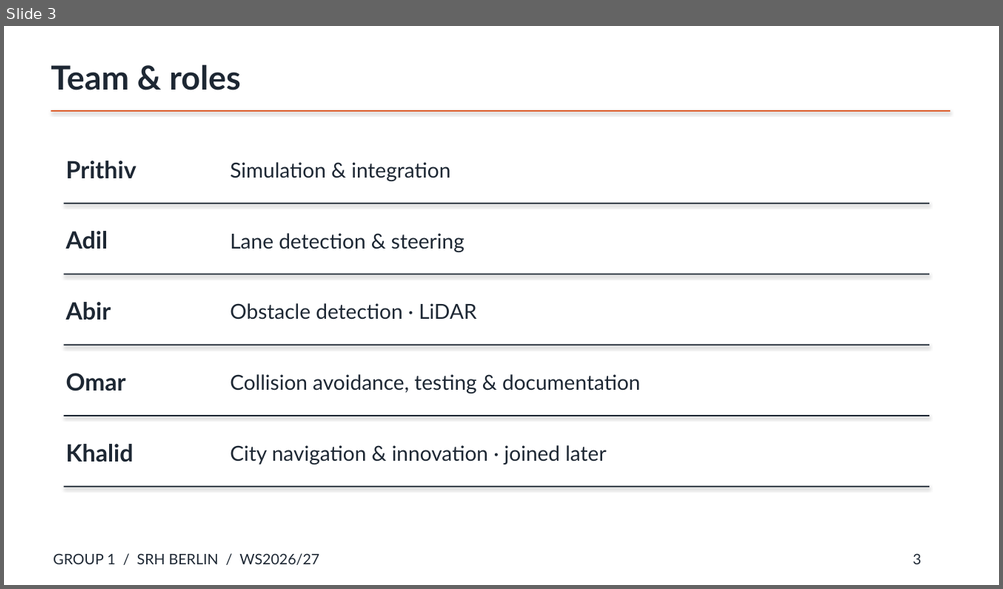
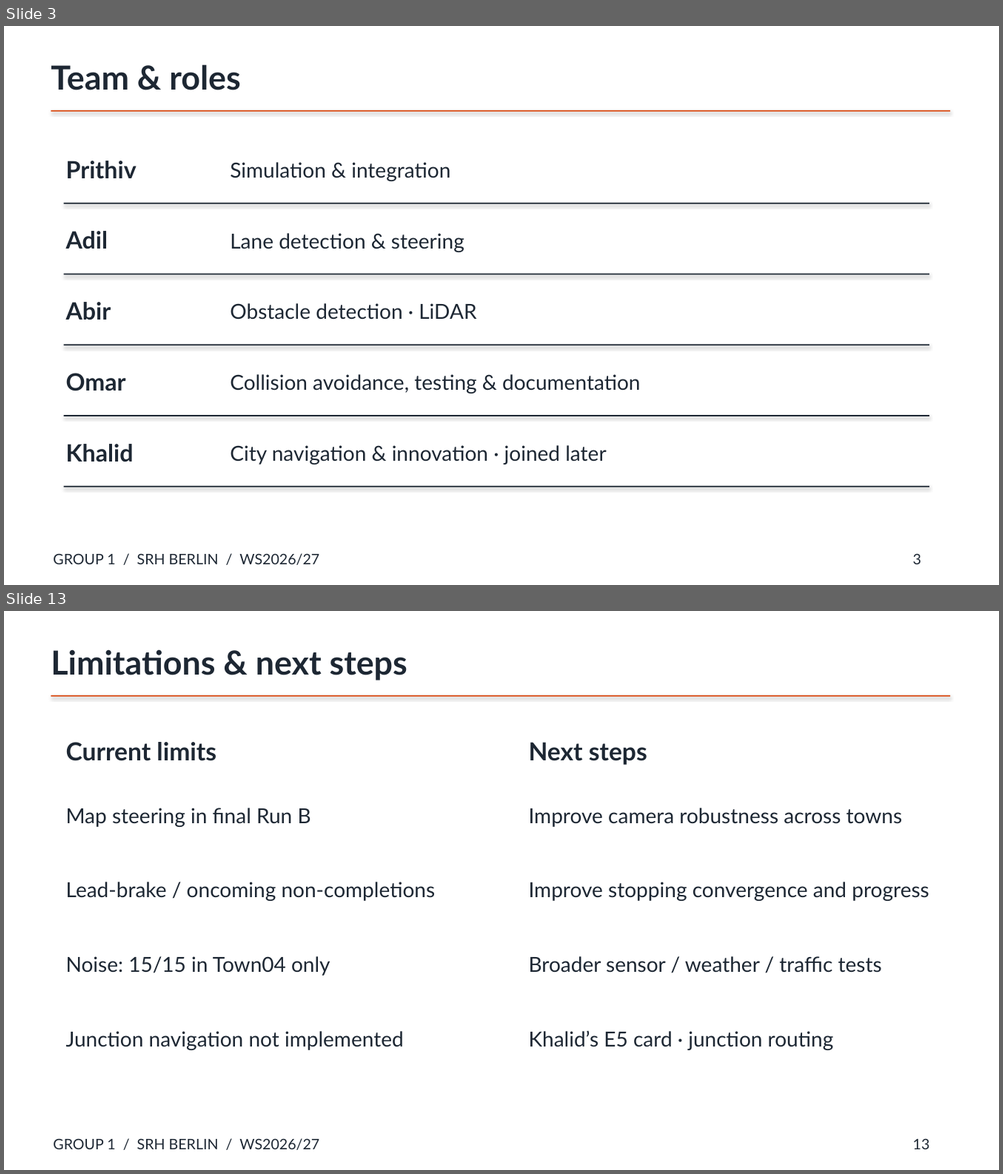
Before and after one commit to auto-m8te/carla-av-group1, a slide deck: report/Group1_Presentation.pptx. Shown one above the other, each under a label of ours: slide 3 before the commit, slides 3 and 13 after it; the slides between them are not shown. The pictures are 1003x589 and 1003x1174 pixels, drawn with LibreOffice and Linux fonts; fonts in the diff are those of the drawing. Boxes give left, top, right and bottom in pixels: in the first picture for what was removed or moved away, otherwise in the second. Text is boxed around its words. In the diff, an @@ line names an element or a change of style, - is before the commit and + after.

```diff
--- a/report/Group1_Presentation.pptx
+++ b/report/Group1_Presentation.pptx
@@ slide 13 added at (4, 611, 999, 1170), background #FFFFFF @@
@@ text added at (51, 649, 407, 681), 32 pt, text #1D2733, bold @@
+Limitations & next steps
@@ rectangle added at (51, 695, 950, 697), fill #D9480F @@
@@ text added at (66, 742, 216, 761), 24 pt, text #1D2733, bold @@
+Current limits
@@ text added at (529, 742, 647, 765), 24 pt, text #1D2733, bold @@
+Next steps
@@ text added at (66, 808, 311, 827), 20 pt, text #1D2733 @@
+Map steering in final Run B
@@ text added at (529, 808, 902, 827), 20 pt, text #1D2733 @@
+Improve camera robustness across towns
@@ text added at (66, 882, 435, 901), 20 pt, text #1D2733 @@
+Lead-brake / oncoming non-completions
@@ text added at (529, 882, 928, 901), 20 pt, text #1D2733 @@
+Improve stopping convergence and progress
@@ text added at (66, 957, 330, 976), 20 pt, text #1D2733 @@
+Noise: 15/15 in Town04 only
@@ text added at (529, 957, 882, 973), 20 pt, text #1D2733 @@
+Broader sensor / weather / traffic tests
@@ text added at (66, 1031, 404, 1051), 20 pt, text #1D2733 @@
+Junction navigation not implemented
@@ text added at (529, 1031, 834, 1051), 20 pt, text #1D2733 @@
+Khalid’s E5 card · junction routing
@@ text added at (53, 1139, 319, 1150), 14 pt, text #1D2733 @@
+GROUP 1 / SRH BERLIN / WS2026/27
@@ text added at (913, 1139, 930, 1150), 14 pt, text #1D2733 @@
+13
```
Also in this commit, not shown: 4 slides changed, 6 other slides added, 5 slides removed, 16 other files.
